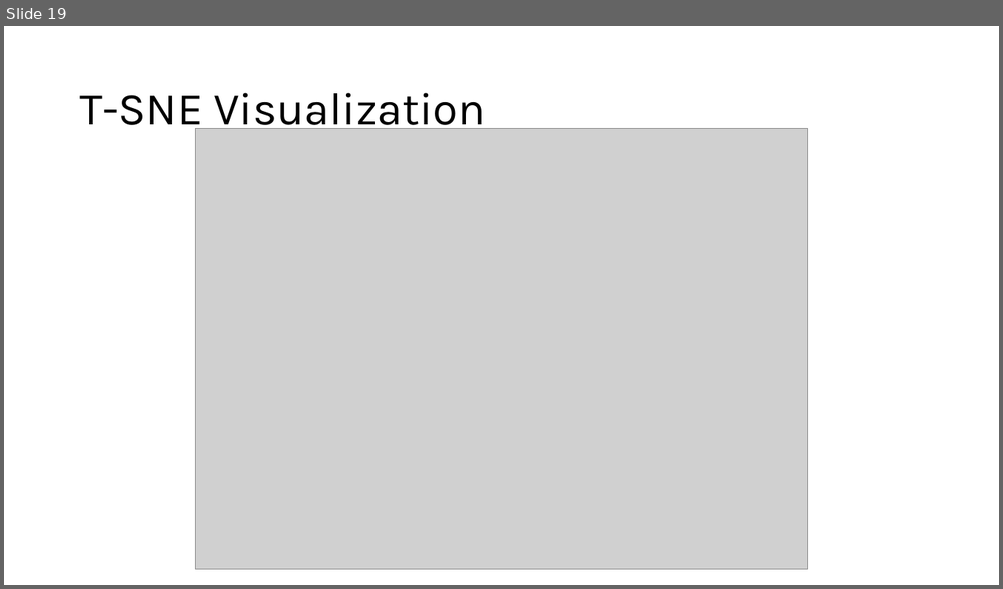
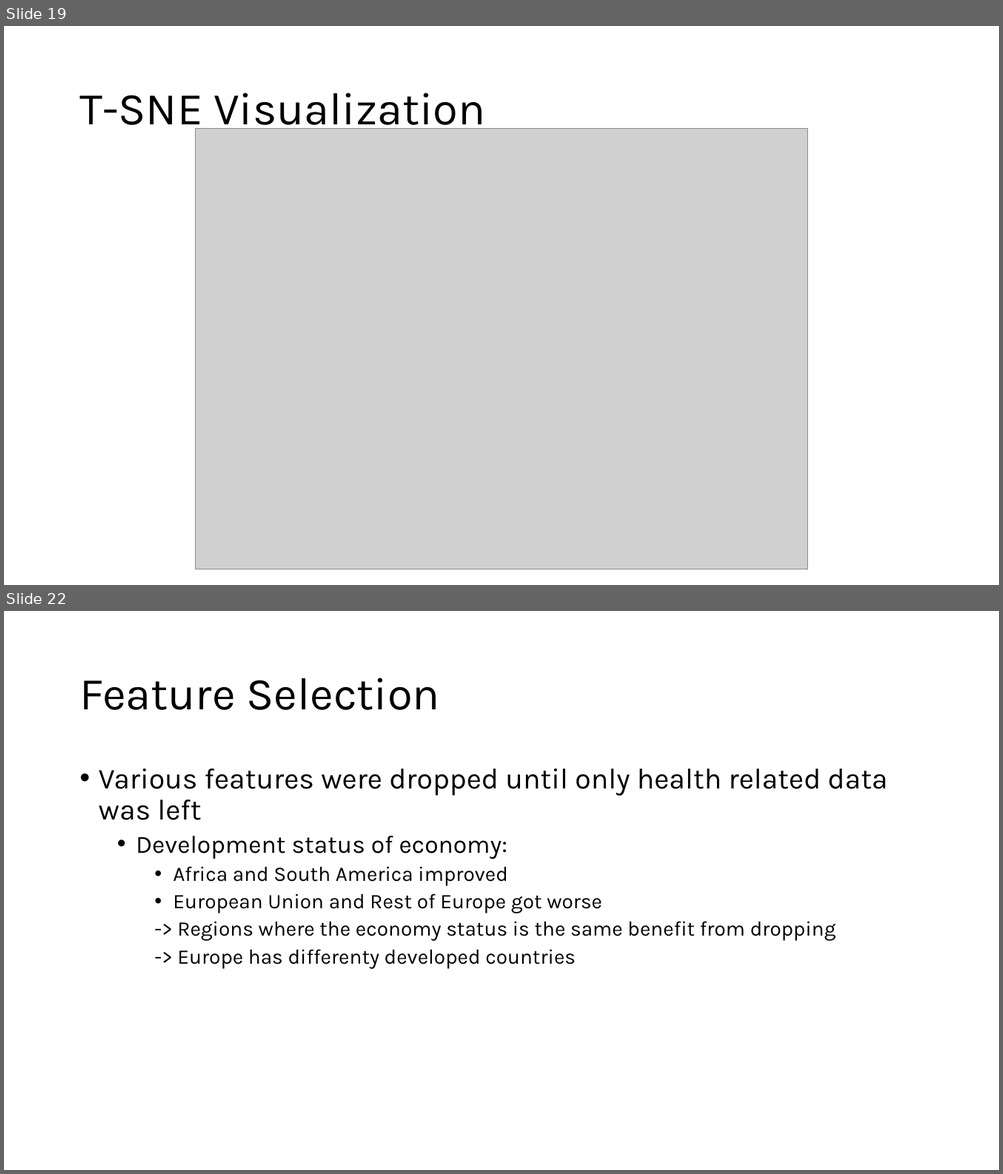
Before and after one commit to mimiep/DSML-LifeExp, a slide deck: FinalPresentation_LE.pptx. Shown one above the other, each under a label of ours: slide 19 before the commit, slides 19 and 22 after it; the slides between them are not shown. The pictures are 1003x589 and 1003x1174 pixels, drawn with LibreOffice and Linux fonts; fonts in the diff are those of the drawing; grey boxes stand for pictures. Boxes give left, top, right and bottom in pixels: in the first picture for what was removed or moved away, otherwise in the second. Text is boxed around its words. In the diff, an @@ line names an element or a change of style, - is before the commit and + after.

```diff
--- a/FinalPresentation_LE.pptx
+++ b/FinalPresentation_LE.pptx
@@ slide 22 added at [4,611,999,1170], background #FFFFFF @@
@@ title added at [79,678,440,710], 44 pt, text #000000 @@
+Feature Selection
@@ text added at [99,769,888,969], 20 pt, text #000000 @@
+• Various features were dropped until only health related data was left
+  • Development status of economy:
+    • Africa and South America improved
+    • European Union and Rest of Europe got worse
+    -> Regions where the economy status is the same benefit from dropping
+    -> Europe has differenty developed countries
```
Also in this commit, not shown: 2 slides changed, 9 other slides added, 3 slides removed.
